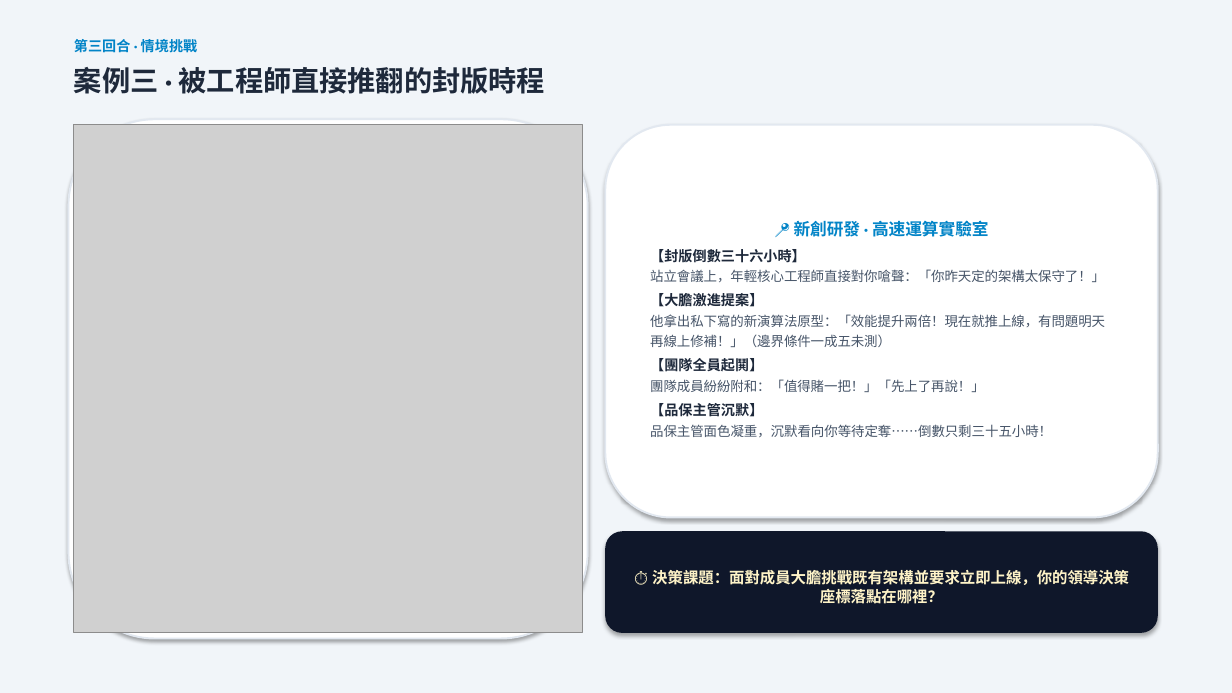
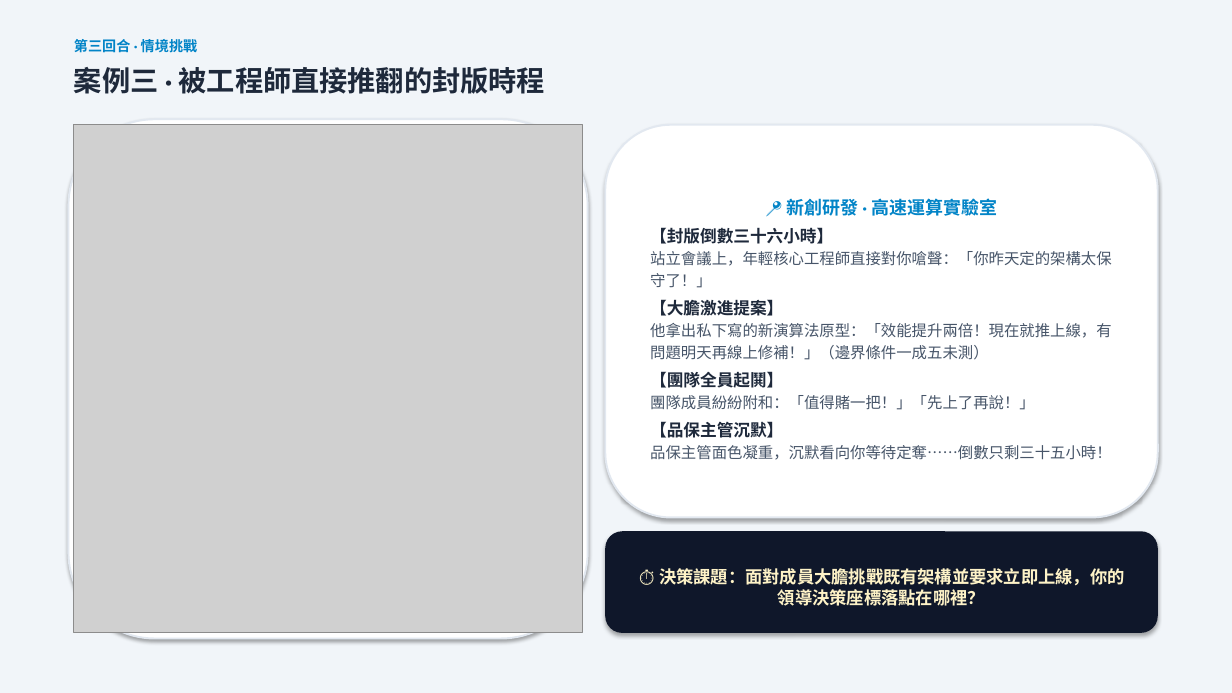
Before and after one commit to routerdd1818-tech/OB, a slide deck: slide 9 of 誰是文化王_備案簡報_Who_Is_Culture_King.pptx. Drawn at 1232x693 pixels with LibreOffice and Linux fonts; fonts in the diff are those of the drawing; grey boxes stand for pictures. Boxes give left, top, right and bottom in pixels: in the first picture for what was removed or moved away, otherwise in the second. Text is boxed around its words. In the diff, an @@ line names an element or a change of style, - is before the commit and + after.

```diff
--- a/誰是文化王_備案簡報_Who_Is_Culture_King.pptx
+++ b/誰是文化王_備案簡報_Who_Is_Culture_King.pptx
@@ rounded rectangle "📍 新創研發 · 高速運算實驗室" at (x1=605, y1=125, x2=1158, y2=518): size 13 to 14 pt in "📍 新創研發 · 高速運算實驗室"; size 11 to 13 pt in "【封版倒數三十六小時】", "【大膽激進提案】", "【團隊全員起鬨】", "【品保主管沉默】"; size 10.5 to 12 pt in "站立會議上，年輕核心工程師直接對你嗆聲：「你昨天定的架構太保守了！」", "他拿出私下寫的新演算法原型：「效能提升兩倍！現在就推上線，有問題明天再線上修補！」（邊界條件一成五未測）", "團隊成員紛紛附和：「值得賭一把！」「先上了再說！」", "品保主管面色凝重，沉默看向你等待定奪……倒數只剩三十五小時！"; line spacing 1.25 to 1.2 @@
@@ rounded rectangle "⏱️ 決策課題：面對成員大膽挑戰既有架構並要求立即上線，你的領導決策座標落點在哪裡？" at (x1=605, y1=531, x2=1158, y2=633): size 12 to 13.5 pt @@
```
Also in this commit, not shown: 3 other slides changed, 4 other files.
